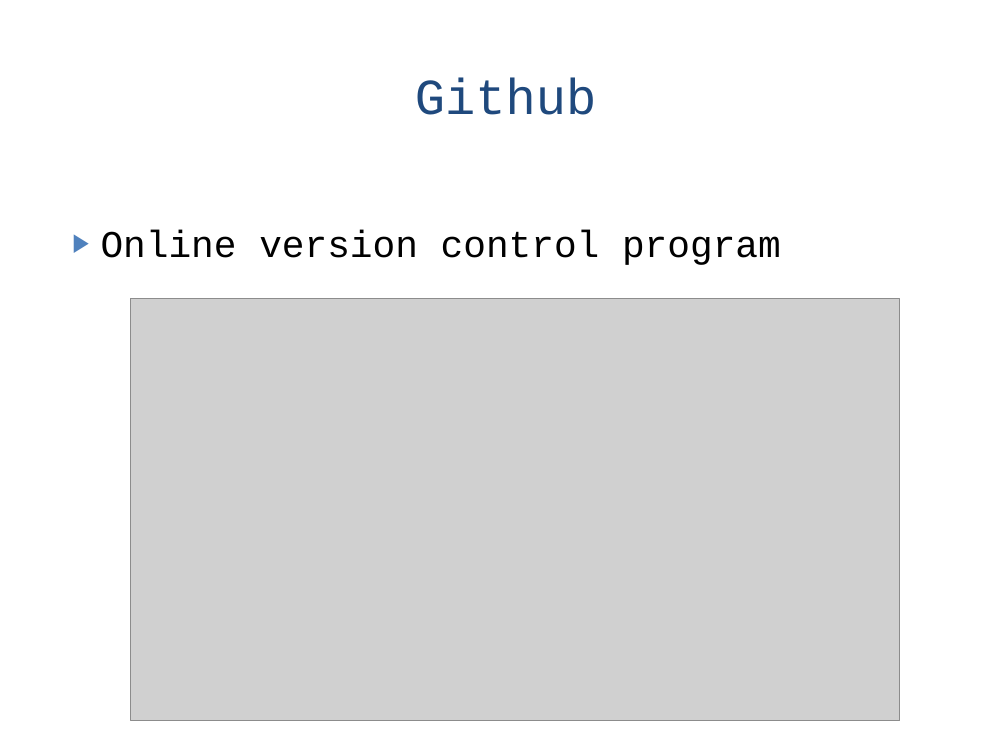
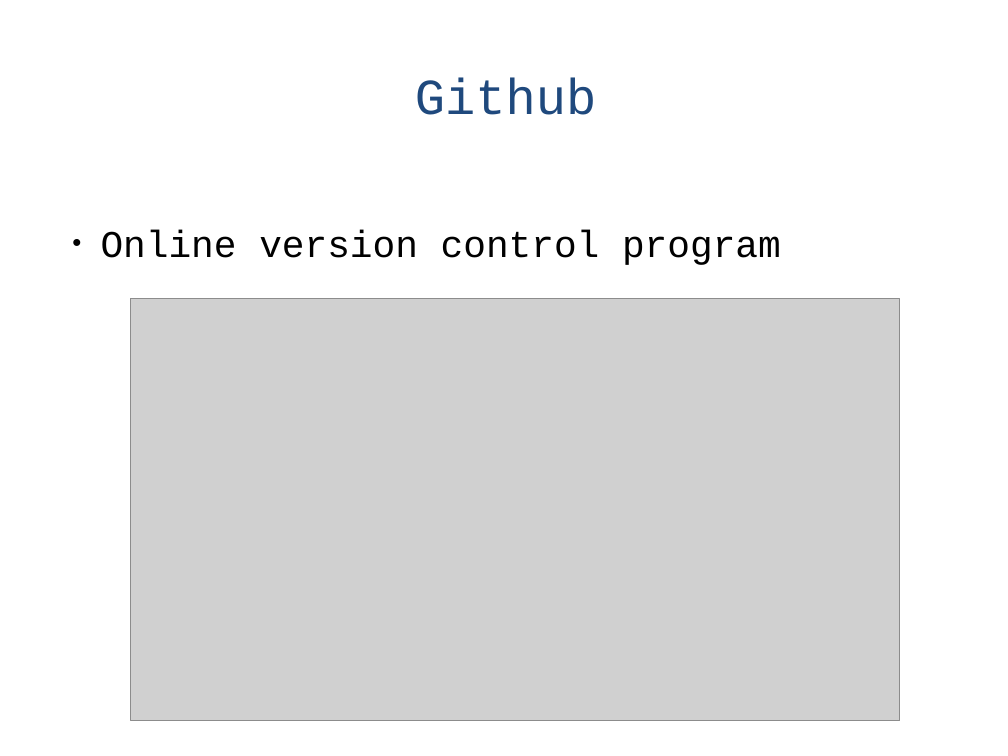
Before and after one commit to naturalis/HTS-barcode-checker, a slide deck: slide 7 of doc/Presentation.pptx (slide 6 before the commit). Drawn at 1008x756 pixels with LibreOffice and Linux fonts; fonts in the diff are those of the drawing; grey boxes stand for pictures. Boxes give left, top, right and bottom in pixels: in the first picture for what was removed or moved away, otherwise in the second. Text is boxed around its words. In the diff, an @@ line names an element or a change of style, - is before the commit and + after.

```diff
--- a/doc/Presentation.pptx
+++ b/doc/Presentation.pptx
@@ text "Online version control program" at [101, 230, 781, 265]: bullet ▶ to • @@
```
Also in this commit, not shown: 5 other slides changed, 2 slides added, 1 slide removed, 7 other files.
